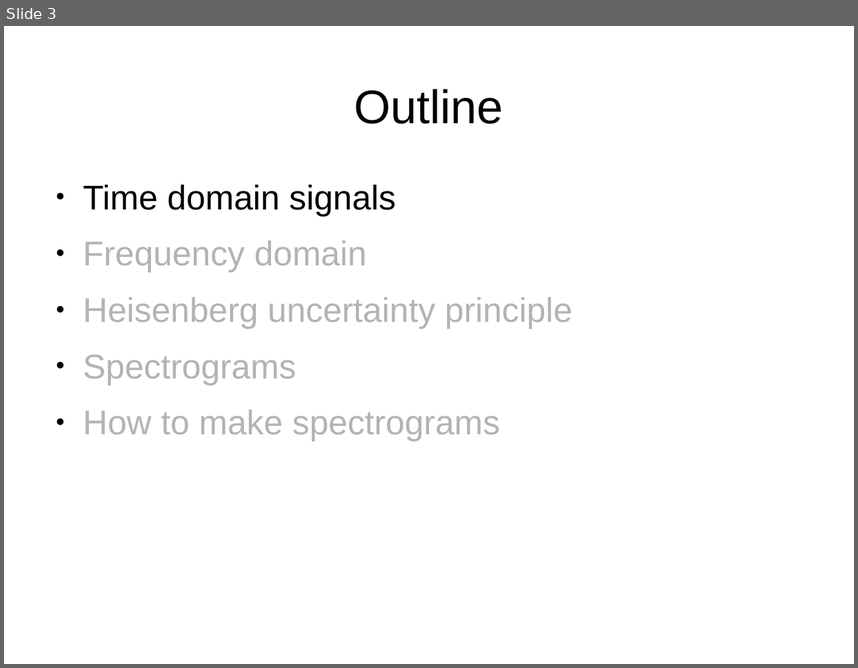
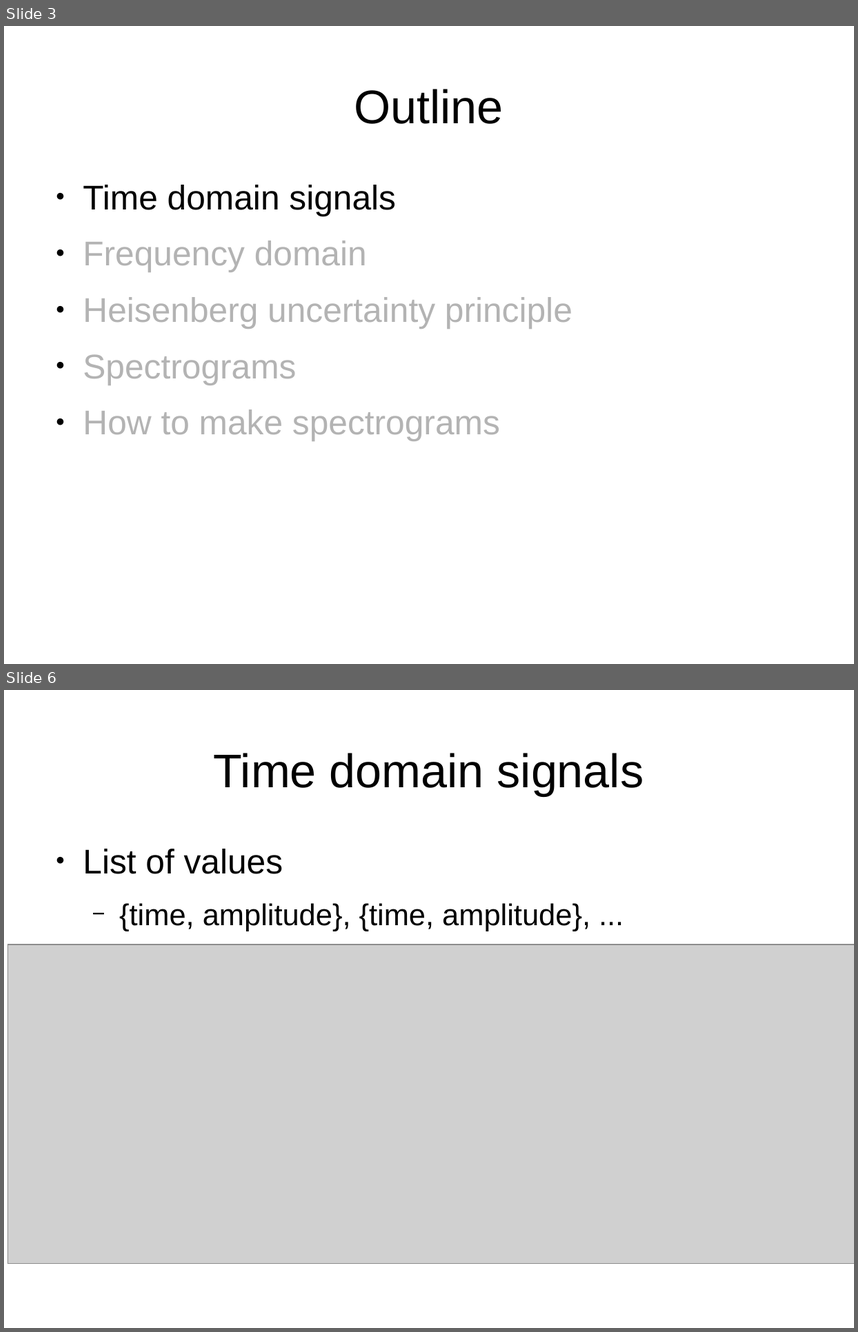
Before and after one commit to weegreenblobbie/sd_audio_hackers, a slide deck: spectrograms_explained/presentation_spectrograms_explained.odp. Shown one above the other, each under a label of ours: slide 3 before the commit, slides 3 and 6 after it; the slides between them are not shown. The pictures are 858x668 and 858x1332 pixels, drawn with LibreOffice and Linux fonts; fonts in the diff are those of the drawing; grey boxes stand for pictures. Boxes give left, top, right and bottom in pixels: in the first picture for what was removed or moved away, otherwise in the second. Text is boxed around its words. In the diff, an @@ line names an element or a change of style, - is before the commit and + after.

```diff
--- a/spectrograms_explained/presentation_spectrograms_explained.odp
+++ b/spectrograms_explained/presentation_spectrograms_explained.odp
@@ slide 6 added at (x1=4, y1=690, x2=854, y2=1328), background #FFFFFF @@
@@ title added at (x1=214, y1=753, x2=644, y2=796), 44 pt, text #000000 @@
+Time domain signals
@@ text added at (x1=83, y1=849, x2=590, y2=931), 28 pt, text #000000 @@
+● List of values
+  − {time, amplitude}, {time, amplitude}, ...
@@ picture added at (x1=8, y1=945, x2=854, y2=1264) @@
```
Also in this commit, not shown: 1 slide changed, 6 other slides added.
